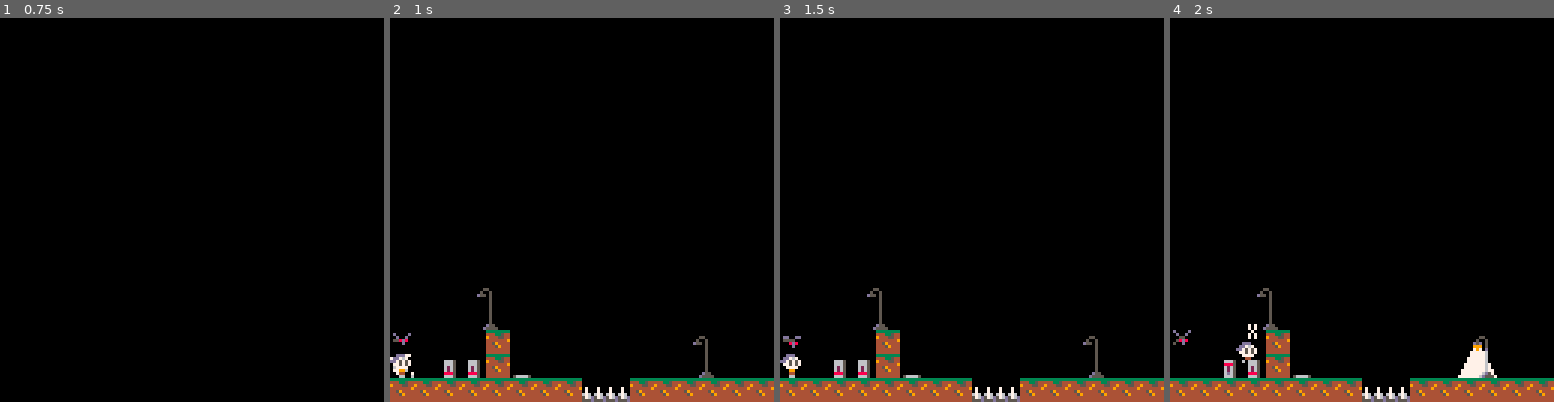
Above: before the commit, frames 1-4 (left to right).
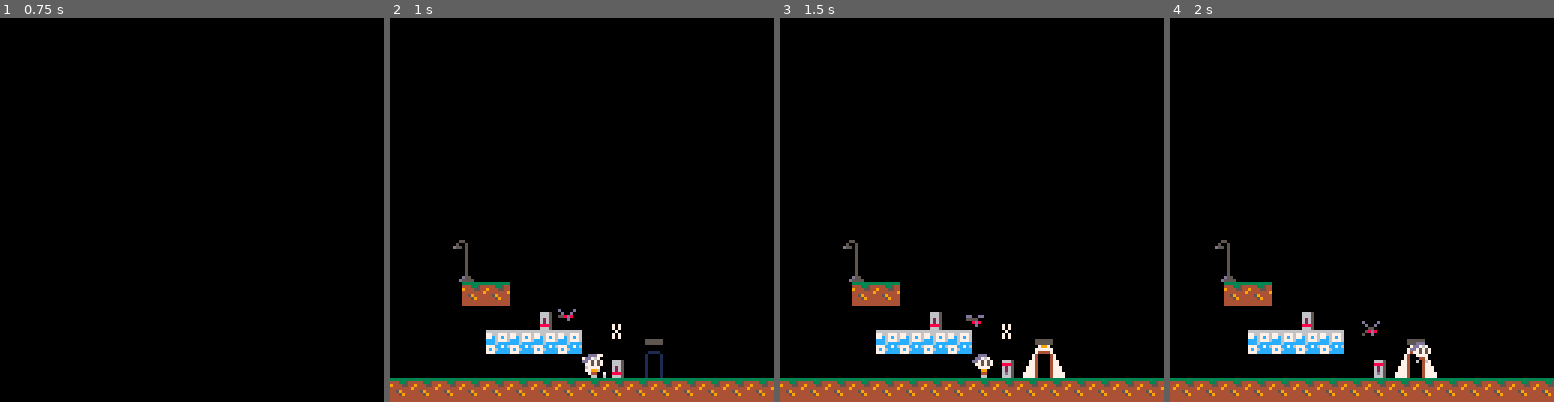
Above: after the commit, the same moments.

Repository: wesen/carts
Game: PICO-8 cartridge games/the-moth/the-moth.p8
The game is run twice, just before and just after one commit, with the same random seed, the same clock (stepped at 60 frames per second) and the same inputs.
Inputs:
- Up to frame 1 (0.75 s): tap X (X key) at 0.33 s; tap O (Z key) at 0.7 s
- Up to frame 2 (1 s): no input
- Up to frame 3 (1.5 s): tap X (X key) at 1.07 s
- Up to frame 4 (2 s): hold Right from 1.6 s (still down); tap O (Z key) at 1.7 s; tap X (X key) at 1.85 s

Frame 1 is identical in both runs. In frame 2, 5.4% of the frame differs, in the area x 0-85%, y 57-100%; in frame 3, 5.6%; in frame 4, 7.6%, in the area x 0-100%, y 57-100%.

Commit message:
Draw moth on top of graphics

Diff:
--- a/games/the-moth/constants.lua
+++ b/games/the-moth/constants.lua
@@ -12,6 +12,7 @@
 typ_camera=11
 typ_lamp=12
 typ_lamp_switch=13
+typ_exit=14
 
 flg_solid=0
 flg_ice=1
--- a/games/the-moth/main.lua
+++ b/games/the-moth/main.lua
@@ -15,6 +15,7 @@
  room:draw()
  draw_actors()
  if (player!=nil) player:draw()
+ if (moth!=nil) moth:draw()
 end
 
 function _update60()
@@ -22,6 +23,7 @@
  lasttime=time()
  tick_crs()
  if (player!=nil) player:update()
+ if (moth!=nil) moth:update()
  update_actors()
  main_camera:update()
 end
--- a/games/the-moth/moth.lua
+++ b/games/the-moth/moth.lua
@@ -1,4 +1,5 @@
 spr_moth=5
+moth=nil
 
 cls_moth=subclass(typ_moth,cls_actor,function(self,pos)
  cls_actor._ctr(self,pos)
@@ -6,6 +7,8 @@
  self.target=self.pos:clone()
  self.target_dist=0
  self.found_lamp=false
+ del(actors,self)
+ moth=self
 end)
 
 tiles[spr_moth]=cls_moth
@@ -62,6 +65,7 @@
  self.spd.x=appr(self.spd.x,spd.x,accel)+mrnd(accel)
  self.spd.y=appr(self.spd.y,spd.y,accel)+mrnd(accel)
 
+ if (abs(self.spd.x)>0.2) self.flip.x=self.spd.x<0
  self:move(self.spd)
 
  self.spr=spr_moth+flr(frame/8)%3
--- a/games/the-moth/room.lua
+++ b/games/the-moth/room.lua
@@ -1,7 +1,8 @@
 cls_room=class(typ_room,function(self,pos,dim)
  self.pos=pos
  self.dim=dim
- self.spawn_locations={}
+ self.player_spawn=nil
+ self.moth_spawn=nil
  self.lamps={}
  self.solid_tiles={}
 
@@ -16,9 +17,8 @@
    if fget(tile,flg_solid) then
     add(self.solid_tiles,bbox(p*8,p*8+v2(8,8)))
    end
-   if tile==spr_spawn_point then
-    add(self.spawn_locations,p*8)
-   end
+   if (tile==spr_spawn_point) self.player_spawn=p*8
+   if (tile==spr_moth) self.moth_spawn=p*8
    local t=tiles[tile]
    if (t!=nil) t.init(p*8,tile)
   end
@@ -43,7 +43,7 @@
 end
 
 function cls_room:spawn_player()
- cls_spawn.init(self.spawn_locations[1]:clone())
+ cls_spawn.init(self.player_spawn:clone())
 end
 
 function cls_room:tile_at(pos)
--- a/games/the-moth/the-moth.lua
+++ b/games/the-moth/the-moth.lua
@@ -26,6 +26,7 @@
 --#include spikes
 --#include moving_platform
 --#include lamp
+--#include exit
 
 -- fade bubbles
 -- x gravity
--- a/games/the-moth/the-moth.p8
+++ b/games/the-moth/the-moth.p8
@@ -15,6 +15,7 @@
 typ_camera=11
 typ_lamp=12
 typ_lamp_switch=13
+typ_exit=14
 
 flg_solid=0
 flg_ice=1
@@ -383,7 +384,7 @@
  return pos.x+pos.y*128
 end
 
--- tween routines from https://github.com/joebrogers/pico-tween
+-- tween routines from https://github.com/JoebRogers/PICO-Tween
 function inoutquint(t, b, c, d)
  t = t / d * 2
  if (t < 1) return c / 2 * pow(t, 5) + b
@@ -534,6 +535,7 @@
 end
 
 spr_moth=5
+moth=nil
 
 cls_moth=subclass(typ_moth,cls_actor,function(self,pos)
  cls_actor._ctr(self,pos)
@@ -541,6 +543,8 @@
  self.target=self.pos:clone()
  self.target_dist=0
  self.found_lamp=false
+ del(actors,self)
+ moth=self
 end)
 
 tiles[spr_moth]=cls_moth
@@ -597,6 +601,7 @@
  self.spd.x=appr(self.spd.x,spd.x,accel)+mrnd(accel)
  self.spd.y=appr(self.spd.y,spd.y,accel)+mrnd(accel)
 
+ if (abs(self.spd.x)>0.2) self.flip.x=self.spd.x<0
  self:move(self.spd)
 
  self.spr=spr_moth+flr(frame/8)%3
@@ -646,7 +651,8 @@
 cls_room=class(typ_room,function(self,pos,dim)
  self.pos=pos
  self.dim=dim
- self.spawn_locations={}
+ self.player_spawn=nil
+ self.moth_spawn=nil
  self.lamps={}
  self.solid_tiles={}
 
@@ -661,9 +667,8 @@
    if fget(tile,flg_solid) then
     add(self.solid_tiles,bbox(p*8,p*8+v2(8,8)))
    end
-   if tile==spr_spawn_point then
-    add(self.spawn_locations,p*8)
-   end
+   if (tile==spr_spawn_point) self.player_spawn=p*8
+   if (tile==spr_moth) self.moth_spawn=p*8
    local t=tiles[tile]
    if (t!=nil) t.init(p*8,tile)
   end
@@ -688,7 +693,7 @@
 end
 
 function cls_room:spawn_player()
- cls_spawn.init(self.spawn_locations[1]:clone())
+ cls_spawn.init(self.player_spawn:clone())
 end
 
 function cls_room:tile_at(pos)
@@ -1102,6 +1107,20 @@
   print("x",self.pos.x+2,self.pos.y-10,7)
  end
 end
+spr_exit_on=100
+spr_exit_off=102
+
+cls_exit=subclass(typ_exit,cls_lamp,function(self,pos,tile)
+ cls_lamp._ctr(self,pos,tile)
+end)
+
+tiles[spr_exit_off]=cls_exit
+tiles[spr_exit_on]=cls_exit
+
+function cls_exit:draw()
+ local spr_=self.is_on and spr_exit_on or spr_exit_off
+ spr(spr_,self.pos.x,self.pos.y,2,2)
+end
 
 -- fade bubbles
 -- x gravity
@@ -1131,24 +1150,25 @@
 -- x add light / light switch mechanic
 -- x add moth following light
 -- x move moth to nearest light
--- better moth movement
 -- x ray collision with moth to find nearest visible lamp
 -- x switches can toggle multiple lamps
+-- exit door
+-- add title screen
+-- add simple intro levels
+
 -- better lamp switches
+-- better moth movement
 -- bresenham dashed line
 -- add checkpoints
 -- show tutorial text above switch
 -- moth animation when seeing light
 -- better darker tiles
--- exit door
 -- draw moth above light
 -- add fireflies flying around
 -- particles trailing moth
 
 -- readd gore on death
 -- add fire as a moth obstacle
-
--- add simple intro levels
 
 -- add frogs
 
@@ -1185,6 +1205,7 @@
  room:draw()
  draw_actors()
  if (player!=nil) player:draw()
+ if (moth!=nil) moth:draw()
 end
 
 function _update60()
@@ -1192,6 +1213,7 @@
  lasttime=time()
  tick_crs()
  if (player!=nil) player:update()
+ if (moth!=nil) moth:update()
  update_actors()
  main_camera:update()
 end
@@ -1408,7 +1430,7 @@
 0000000000004141414040400000000000000000000000000000000000000000626300000000000000000000000000000000000000000000000000000000000000000000000000000000000000000000000000000000000000000000000000000000000000000000000000000000000000000000000000000000000000000000
 0042000000000000000000004100000000000000000000000000000000000000557300000000000000000000000000000000000000000000000000000000000000000000000000000000000000000000000000000000000000000000000000000000000000000000000000000000000000000000000000000000000000000000
 4040000000400001000000004100000000000062630000000000000000000000004040005500000000000000000000000000000000000000000000000000000000000000000000000000000000000000000000000000000000000000000000000000000000000000000000000000000000000000000000000000000000000000
-0000000000400040404000004100400000000055730000000000000000000000000000004600000000000000000000000000000000000000000000000000000000000000000000000000000000000000000000000000000000000000000000000000000000000000000000000000000000000000000000000000000000000000
-0000404000400000000000004100000005005455400000000000000062630000000041414141000000000000000000000000000000000000000000000000000000000000000000000000000000000000000000000000000000000000000000000000000000000000000000000000000000000000000000000000000000000000
-0000000000404200000000004100000001004646404200000000000054730000000000000000000000000000000000000000000000000000000000000000000000000000000000000000000000000000000000000000000000000000000000000000000000000000000000000000000000000000000000000000000000000000
+0000000000400040404000004100400000000055730000000000000000000000000000004605000000000000000000000000000000000000000000000000000000000000000000000000000000000000000000000000000000000000000000000000000000000000000000000000000000000000000000000000000000000000
+0000404000400000000000004100000000005455400000000000000062630000000041414141005666670000000000000000000000000000000000000000000000000000000000000000000000000000000000000000000000000000000000000000000000000000000000000000000000000000000000000000000000000000
+0000000000404200000000004100000000004646404200000000000054730000000000000000014656770000000000000000000000000000000000000000000000000000000000000000000000000000000000000000000000000000000000000000000000000000000000000000000000000000000000000000000000000000
 4444444444404044414141444044444040404040404040404444404040404040404040404040404040404040404040404000000000000000000000000000000000000000000000000000000000000000000000000000000000000000000000000000000000000000000000000000000000000000000000000000000000000000
